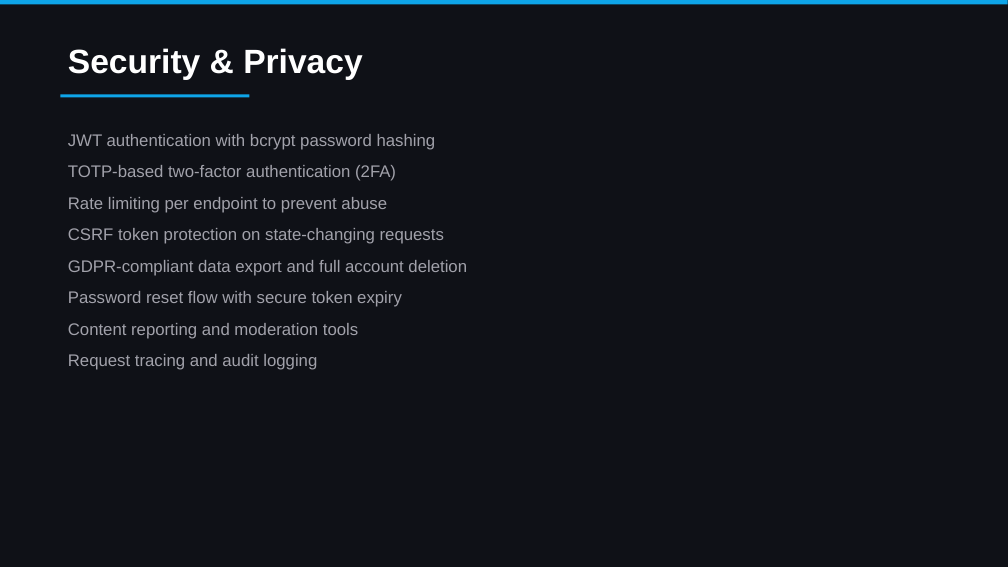
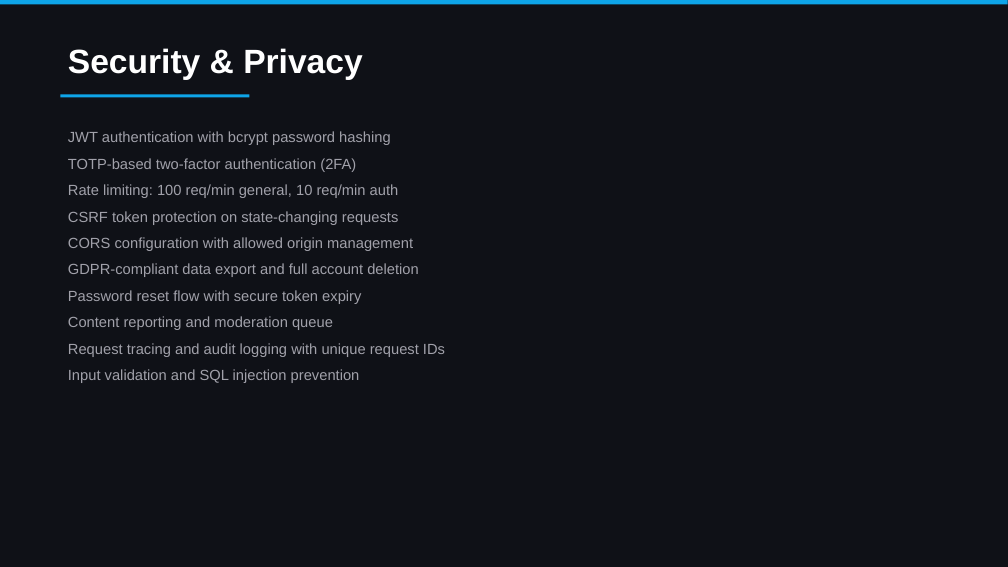
Before and after one commit to colelevy08/groovestack, a slide deck: slide 27 of GrooveStack_Overview.pptx (slide 25 before the commit). Drawn at 1008x567 pixels with LibreOffice and Linux fonts; fonts in the diff are those of the drawing. Boxes give left, top, right and bottom in pixels: in the first picture for what was removed or moved away, otherwise in the second. Text is boxed around its words. In the diff, an @@ line names an element or a change of style, - is before the commit and + after.

```diff
--- a/GrooveStack_Overview.pptx
+++ b/GrooveStack_Overview.pptx
@@ text at <box>68,131,419,304</box>: size 16 to 14 pt in "JWT authentication with bcrypt password hashing", "TOTP-based two-factor authentication (2FA)", "CSRF token protection on state-changing requests", "GDPR-compliant data export and full account deletion" and 1 more places; line spacing 1.25 to 1.2; less space between paragraphs @@
@@ text at <box>68,184,399,198</box>: text changed; size 16 to 14 pt @@
-Rate limiting per endpoint to prevent abuse
+Rate limiting: 100 req/min general, 10 req/min auth
@@ text at <box>68,237,413,251</box>: paragraph added @@
+CORS configuration with allowed origin management
@@ text at <box>68,316,445,383</box>: text changed; size 16 to 14 pt @@
-Content reporting and moderation tools
-Request tracing and audit logging
+Content reporting and moderation queue
+Request tracing and audit logging with unique request IDs
+Input validation and SQL injection prevention
```
Also in this commit, not shown: 28 other slides changed, 7 slides added, 2 other files.
